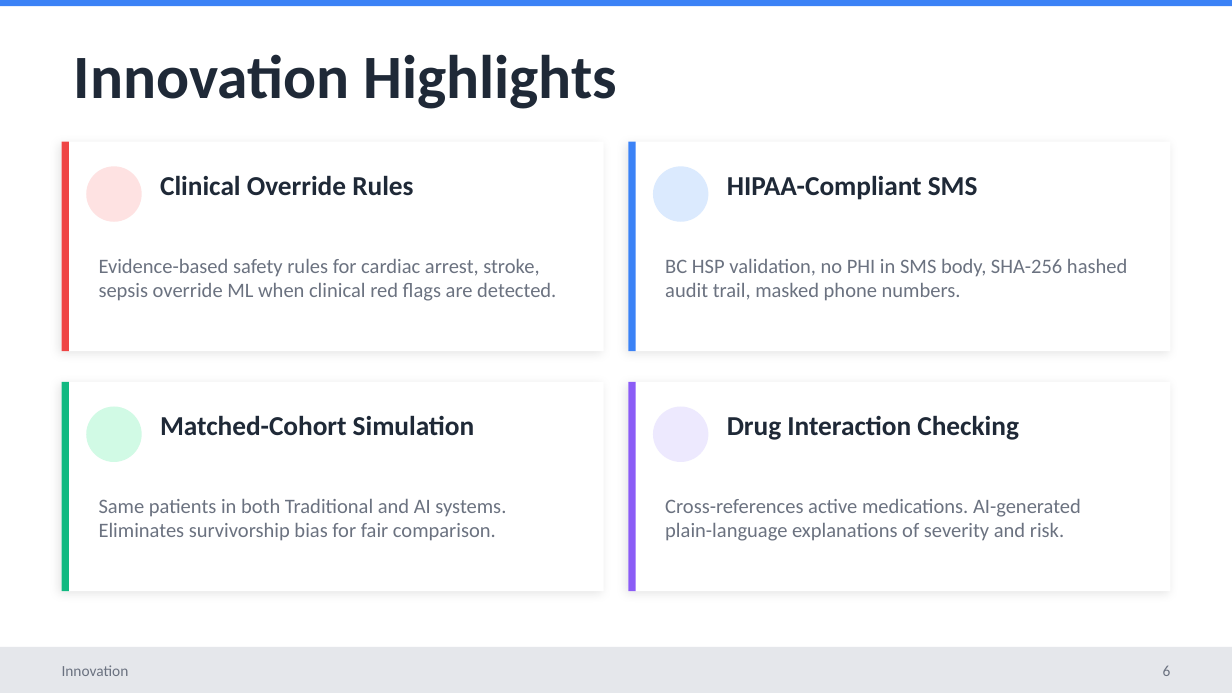
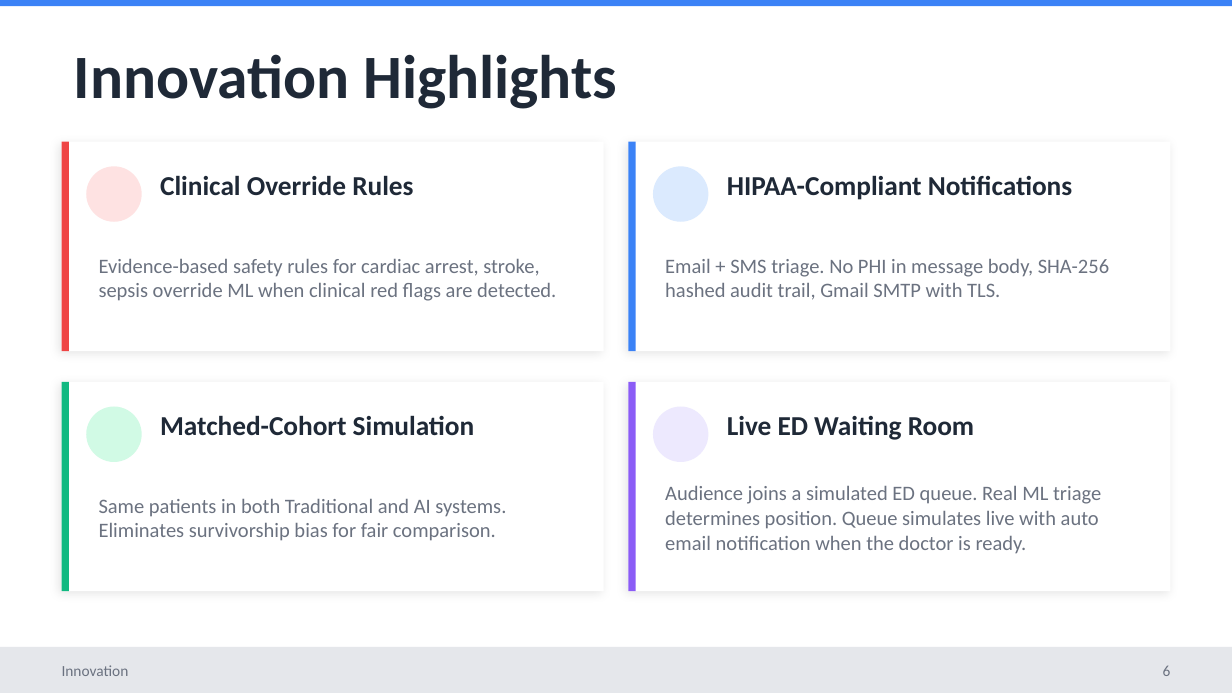
Before and after one commit to Rishabhpabbi/TriageFlow, a slide deck: slide 6 of presentation/TriageFlow_Presentation.pptx. Drawn at 1232x693 pixels with LibreOffice and Linux fonts; fonts in the diff are those of the drawing. Boxes give left, top, right and bottom in pixels: in the first picture for what was removed or moved away, otherwise in the second. Text is boxed around its words. In the diff, an @@ line names an element or a change of style, - is before the commit and + after.

```diff
--- a/presentation/TriageFlow_Presentation.pptx
+++ b/presentation/TriageFlow_Presentation.pptx
@@ text at [727, 175, 1072, 200]: text changed @@
-HIPAA-Compliant SMS
+HIPAA-Compliant Notifications
@@ text at [665, 259, 1109, 300]: text changed @@
-BC HSP validation, no PHI in SMS body, SHA-256 hashed audit trail, masked phone numbers.
+Email + SMS triage. No PHI in message body, SHA-256 hashed audit trail, Gmail SMTP with TLS.
@@ text at [727, 416, 974, 440]: text changed @@
-Drug Interaction Checking
+Live ED Waiting Room
@@ text at [665, 486, 1101, 553]: text changed @@
-Cross-references active medications. AI-generated plain-language explanations of severity and risk.
+Audience joins a simulated ED queue. Real ML triage determines position. Queue simulates live with auto email notification when the doctor is ready.
```
Also in this commit, not shown: 5 other slides changed.
